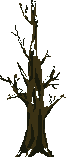
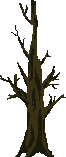
Two versions of the same layered image (w=66, h=157). Layer-by-layer changes:
hid "Layer 3" over [10, 0, 64, 157]
